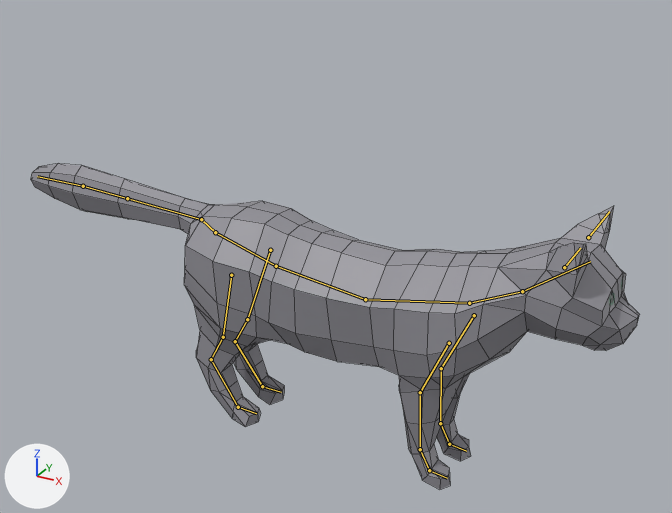
One commit to the Blender file Assets/Prefabs/merlin.blend: the scene before it, then after it.
Rendered twice from a 50 mm lens placed at (0.391, -0.716, 0.557), pointed at (-0.012, 0.018, 0.19). Arrows for +X, +Y and +Z are at lower left; the lights stay in place. The bones that bend it are drawn over the model as lines. Mesh edges are drawn as thin lines.

Objects in the first picture: 'mesh_cat'.
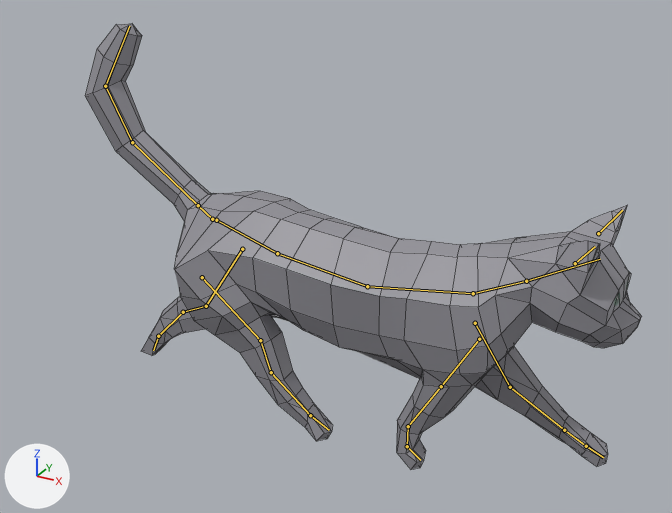
The newer file adds an action. The first version stands in its rest pose; the second is drawn at frame 2 of the action 'Walk.002'.

Location of each change, [x1, y1, x2, y2] in pixels of the pictures (672 x 513 px):
'mesh_cat', posed (9% narrower, 36% taller)
    before: [31, 163, 640, 489]
    after: [85, 24, 642, 469]
bone 'pelvis', root to tip
    before: (215, 232) to (276, 266)
    after: (216, 220) to (277, 253)
bone 'body_2', root to tip
    before: (365, 299) to (469, 303)
    after: (367, 286) to (473, 293)
bone 'neck', root to tip
    before: (469, 303) to (522, 291)
    after: (473, 293) to (526, 281)
bone 'head', root to tip
    before: (522, 291) to (590, 261)
    after: (526, 281) to (600, 259)
bone 'leg_front_right_1', root to tip
    before: (449, 343) to (420, 392)
    after: (479, 339) to (441, 386)
bone 'leg_front_right_2', root to tip
    before: (420, 392) to (420, 449)
    after: (441, 386) to (408, 426)
bone 'leg_front_left_1', root to tip
    before: (474, 315) to (441, 368)
    after: (475, 323) to (510, 387)
bone 'leg_front_left_2', root to tip
    before: (441, 368) to (440, 423)
    after: (510, 387) to (564, 430)
bone 'leg_front_left_3', root to tip
    before: (440, 423) to (449, 444)
    after: (564, 430) to (586, 446)
bone 'leg_front_left_4', root to tip
    before: (449, 444) to (466, 451)
    after: (586, 446) to (603, 457)
bone 'leg_back_left_1', root to tip
    before: (270, 250) to (247, 319)
    after: (242, 249) to (206, 306)
bone 'leg_back_left_2', root to tip
    before: (247, 319) to (235, 341)
    after: (206, 306) to (183, 312)
bone 'leg_back_left_3', root to tip
    before: (235, 341) to (262, 386)
    after: (183, 312) to (158, 336)
bone 'leg_back_left_4', root to tip
    before: (262, 386) to (281, 392)
    after: (158, 336) to (153, 350)
bone 'tail_1', root to tip
    before: (215, 232) to (201, 219)
    after: (212, 219) to (198, 205)
bone 'tail_2', root to tip
    before: (201, 219) to (127, 198)
    after: (198, 205) to (132, 142)
bone 'tail_3', root to tip
    before: (127, 198) to (83, 186)
    after: (132, 142) to (105, 86)
bone 'tail_4', root to tip
    before: (83, 186) to (37, 176)
    after: (105, 86) to (129, 26)
bone 'leg_back_right_1', root to tip
    before: (231, 275) to (223, 337)
    after: (202, 277) to (260, 340)
bone 'leg_back_right_2', root to tip
    before: (223, 337) to (211, 359)
    after: (260, 340) to (271, 372)
bone 'leg_back_right_3', root to tip
    before: (211, 359) to (238, 407)
    after: (271, 372) to (310, 415)
bone 'leg_back_right_4', root to tip
    before: (238, 407) to (256, 413)
    after: (310, 415) to (329, 430)

The edits, one by one:
Bone 'pelvis' (bone_pelvis) moves from (0.0, 0.0, 0.0) to (-0.014, -0.002, 0.0).
Bone 'body_2' (bone_body_2) turns from (0, 0, 0) to (-2, 0, 0) degrees about its own x, y and z.
Bone 'neck' (bone_neck) turns from (0, 0, 0) to (3, 0, 0) degrees about its own x, y and z.
Bone 'head' (bone_head) turns from (0, 0, 0) to (-7, 0, 0) degrees about its own x, y and z.
Bone 'leg_front_right_1' (bone_leg_front_right_1) moves from (0.0, 0.0, 0.0) to (0.0, -0.013, 0.023).
Bone 'leg_front_right_1' (bone_leg_front_right_1) turns from (0, 0, 0) to (-4, -6, -2) degrees about its own x, y and z.
Bone 'leg_front_right_2' (bone_leg_front_right_2) turns from (0, 0, 0) to (-27, 5, 3) degrees about its own x, y and z.
Bone 'leg_front_left_1' (bone_leg_front_left_1) moves from (0.0, 0.0, 0.0) to (-0.001, 0.016, 0.008).
Bone 'leg_front_left_1' (bone_leg_front_left_1) turns from (0, 0, 0) to (63, 6, 0) degrees about its own x, y and z.
Bone 'leg_front_left_2' (bone_leg_front_left_2) turns from (0, 0, 0) to (-3, 0, 2) degrees about its own x, y and z.
Bone 'leg_front_left_3' (bone_leg_front_left_3) turns from (0, 0, 0) to (-23, 0, 0) degrees about its own x, y and z.
Bone 'leg_front_left_4' (bone_leg_front_left_4) turns from (0, 0, 0) to (-52, 0, -2) degrees about its own x, y and z.
Bone 'leg_back_left_1' (bone_leg_back_left_1) moves from (0.0, 0.0, 0.0) to (0.032, 0.015, -0.002).
Bone 'leg_back_left_1' (bone_leg_back_left_1) turns from (0, 0, 0) to (0, -2, -14) degrees about its own x, y and z.
Bone 'leg_back_left_2' (bone_leg_back_left_2) turns from (0, 0, 0) to (21, 0, 0) degrees about its own x, y and z.
Bone 'leg_back_left_3' (bone_leg_back_left_3) turns from (0, 0, 0) to (-41, 2, -1) degrees about its own x, y and z.
Bone 'leg_back_left_4' (bone_leg_back_left_4) turns from (0, 0, 0) to (-37, 0, 0) degrees about its own x, y and z.
Bone 'tail_1' (bone_tail_1) moves from (0.0, 0.0, 0.0) to (0.0, 0.01, 0.01).
Bone 'tail_1' (bone_tail_1) turns from (0, 0, 0) to (2, 0, 1) degrees about its own x, y and z.
Bone 'tail_2' (bone_tail_2) turns from (0, 0, 0) to (29, 1, -1) degrees about its own x, y and z.
Bone 'tail_3' (bone_tail_3) turns from (0, 0, 0) to (28, 0, 0) degrees about its own x, y and z.
Bone 'tail_4' (bone_tail_4) turns from (0, 0, 0) to (52, 7, -13) degrees about its own x, y and z.
Bone 'leg_back_right_1' (bone_leg_back_right_1) moves from (0.0, 0.0, 0.0) to (0.032, 0.02, 0.003).
Bone 'leg_back_right_1' (bone_leg_back_right_1) turns from (0, 0, 0) to (-1, -7, 62) degrees about its own x, y and z.
Bone 'leg_back_right_2' (bone_leg_back_right_2) turns from (0, 0, 0) to (15, -1, -4) degrees about its own x, y and z.
Bone 'leg_back_right_3' (bone_leg_back_right_3) turns from (0, 0, 0) to (-32, 0, 3) degrees about its own x, y and z.
Bone 'leg_back_right_4' (bone_leg_back_right_4) turns from (0, 0, 0) to (-45, 0, 1) degrees about its own x, y and z.
